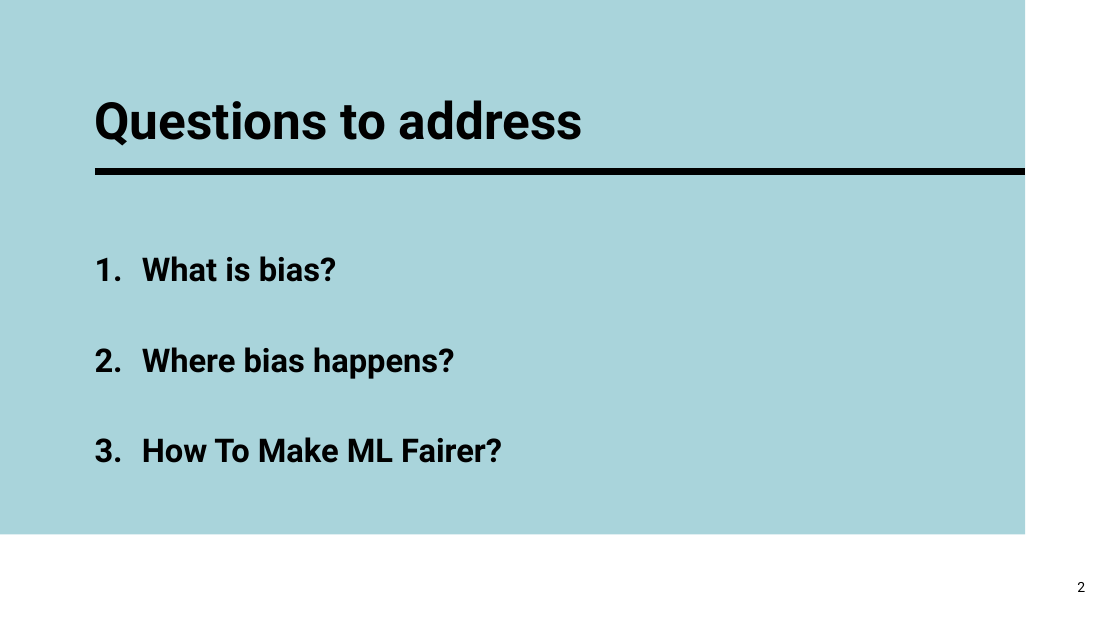
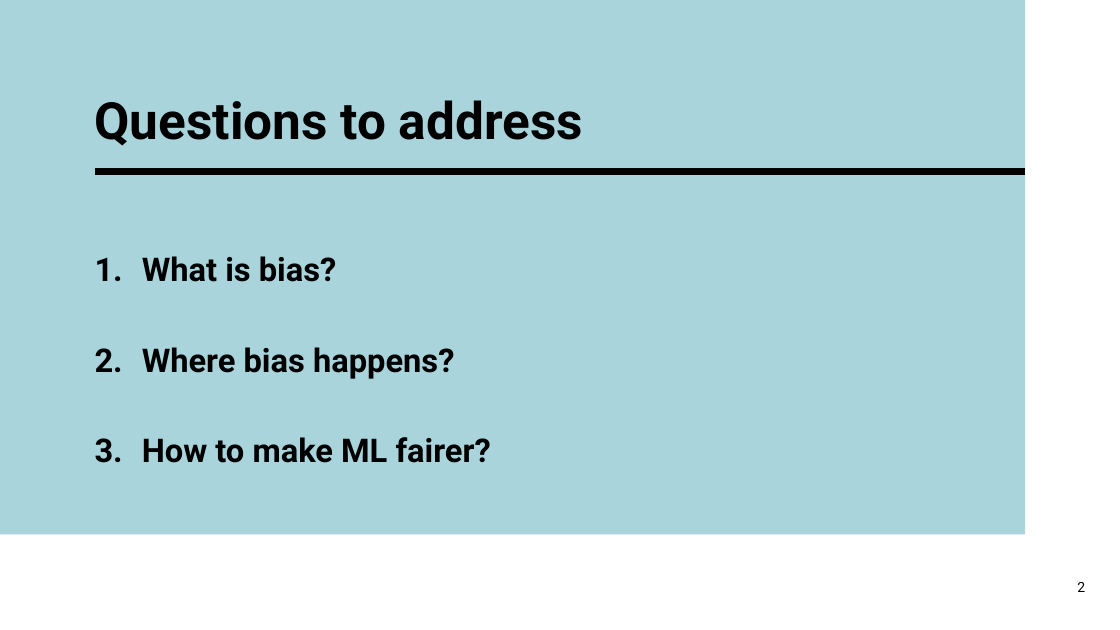
Before and after one commit to alhuri/Essential-Ethics-Bias-and-Fairness, a slide deck: slide 2 of Ethics_Bias_and_Fairness.pptx. Drawn at 1120x630 pixels with LibreOffice and Linux fonts; fonts in the diff are those of the drawing. Boxes give left, top, right and bottom in pixels: in the first picture for what was removed or moved away, otherwise in the second. Text is boxed around its words. In the diff, an @@ line names an element or a change of style, - is before the commit and + after.

```diff
--- a/Ethics_Bias_and_Fairness.pptx
+++ b/Ethics_Bias_and_Fairness.pptx
@@ text at [142,437,491,463]: text changed @@
-3. How To Make ML Fairer?
+3. How to make ML fairer?
```
Also in this commit, not shown: 5 other slides changed.
